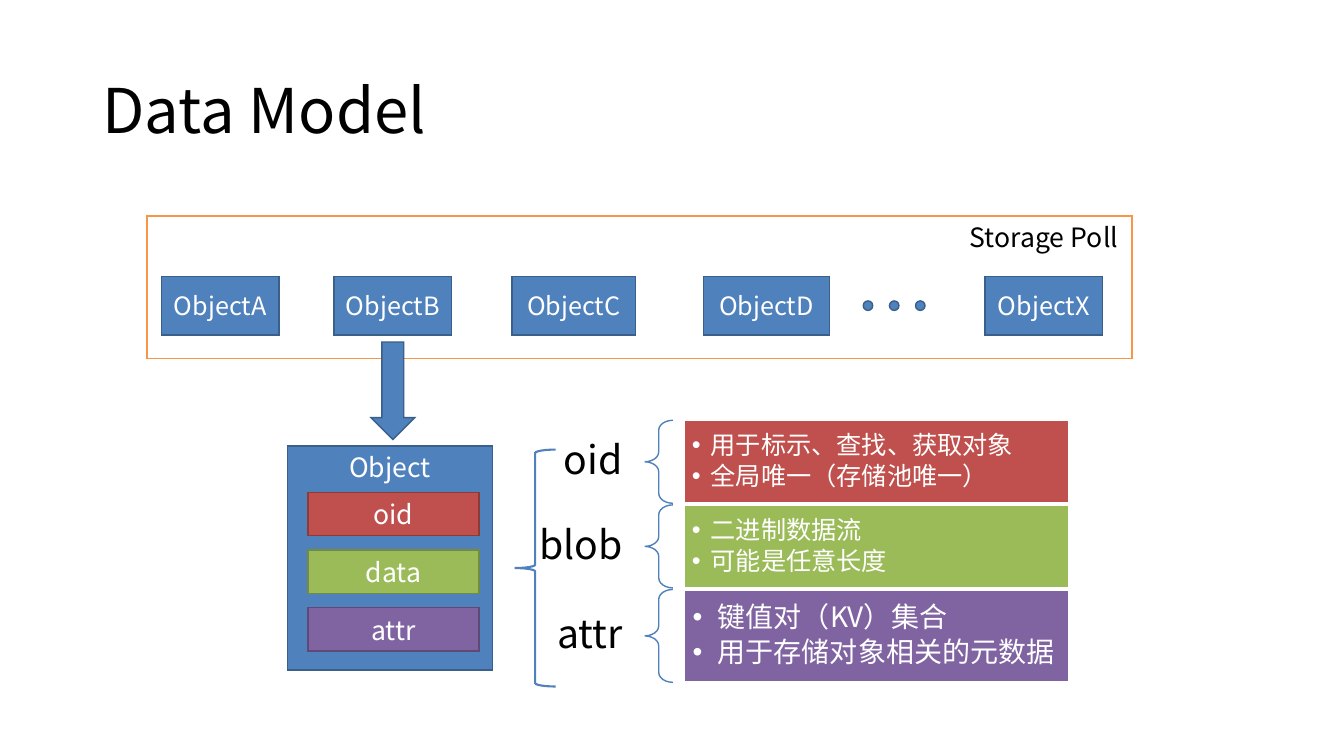
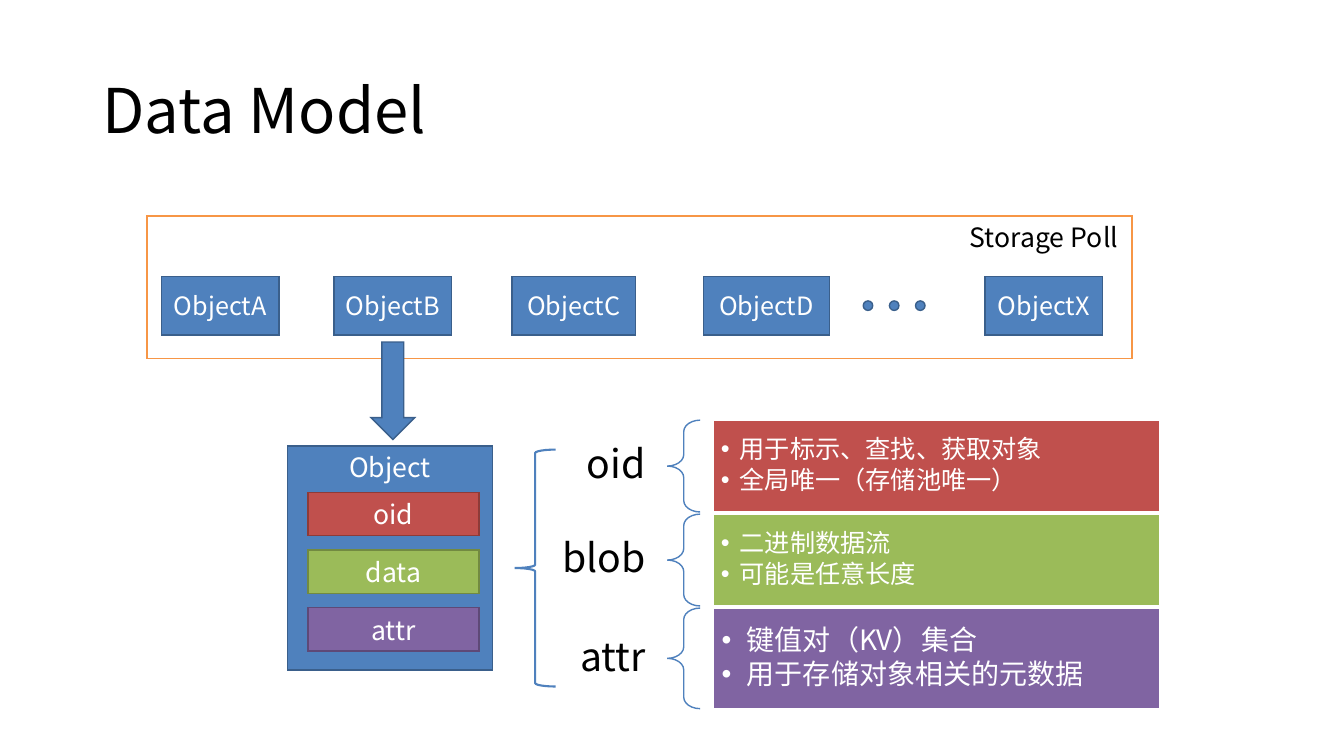
Before and after one commit to coolceph/CephInC, a slide deck: slide 1 of doc/SystemDesignV2/pic.pptx. Drawn at 1344x756 pixels with LibreOffice and Linux fonts; fonts in the diff are those of the drawing. Boxes give left, top, right and bottom in pixels: in the first picture for what was removed or moved away, otherwise in the second. Text is boxed around its words. In the diff, an @@ line names an element or a change of style, - is before the commit and + after.

```diff
--- a/doc/SystemDesignV2/pic.pptx
+++ b/doc/SystemDesignV2/pic.pptx
@@ text "oid": place and size @@
-text "oid" at (564, 442, 623, 475)
+text "oid" at (587, 446, 646, 479)
@@ left brace: place and size @@
-left brace at (644, 420, 673, 503)
+left brace at (667, 420, 701, 512)
@@ text "用于标示、查找、获取对象": place and size @@
-text "用于标示、查找、获取对象" at (711, 433, 1013, 488)
+text "用于标示、查找、获取对象" at (740, 437, 1042, 492)
@@ rectangle: place and size @@
-rectangle at (685, 420, 1070, 503)
+rectangle at (714, 420, 1160, 512)
@@ text "blob": place and size @@
-text "blob" at (539, 527, 622, 560)
+text "blob" at (562, 540, 645, 573)
@@ left brace: place and size @@
-left brace at (644, 505, 673, 588)
+left brace at (667, 514, 701, 606)
@@ text "二进制数据流": place and size @@
-text "二进制数据流" at (711, 518, 887, 572)
+text "二进制数据流" at (740, 531, 916, 585)
@@ rectangle: place and size @@
-rectangle at (685, 505, 1070, 588)
+rectangle at (714, 514, 1160, 606)
@@ text "attr": place and size @@
-text "attr" at (557, 620, 622, 649)
+text "attr" at (580, 643, 645, 672)
@@ left brace: place and size @@
-left brace at (644, 590, 673, 683)
+left brace at (667, 608, 701, 709)
@@ text "键值对（KV）集合": place and size @@
-text "键值对（KV）集合" at (718, 603, 1054, 664)
+text "键值对（KV）集合" at (747, 626, 1083, 686)
@@ rectangle: place and size @@
-rectangle at (685, 590, 1070, 683)
+rectangle at (714, 608, 1160, 709)
```
Also in this commit, not shown: 1 slide added, 5 other files.
